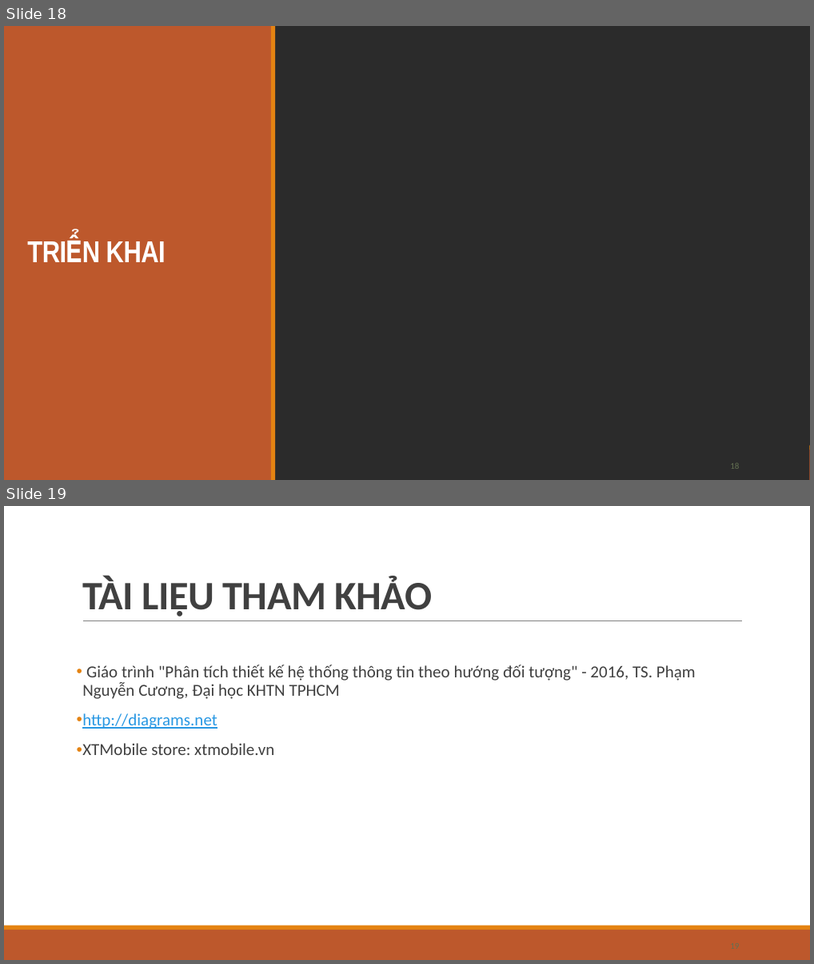
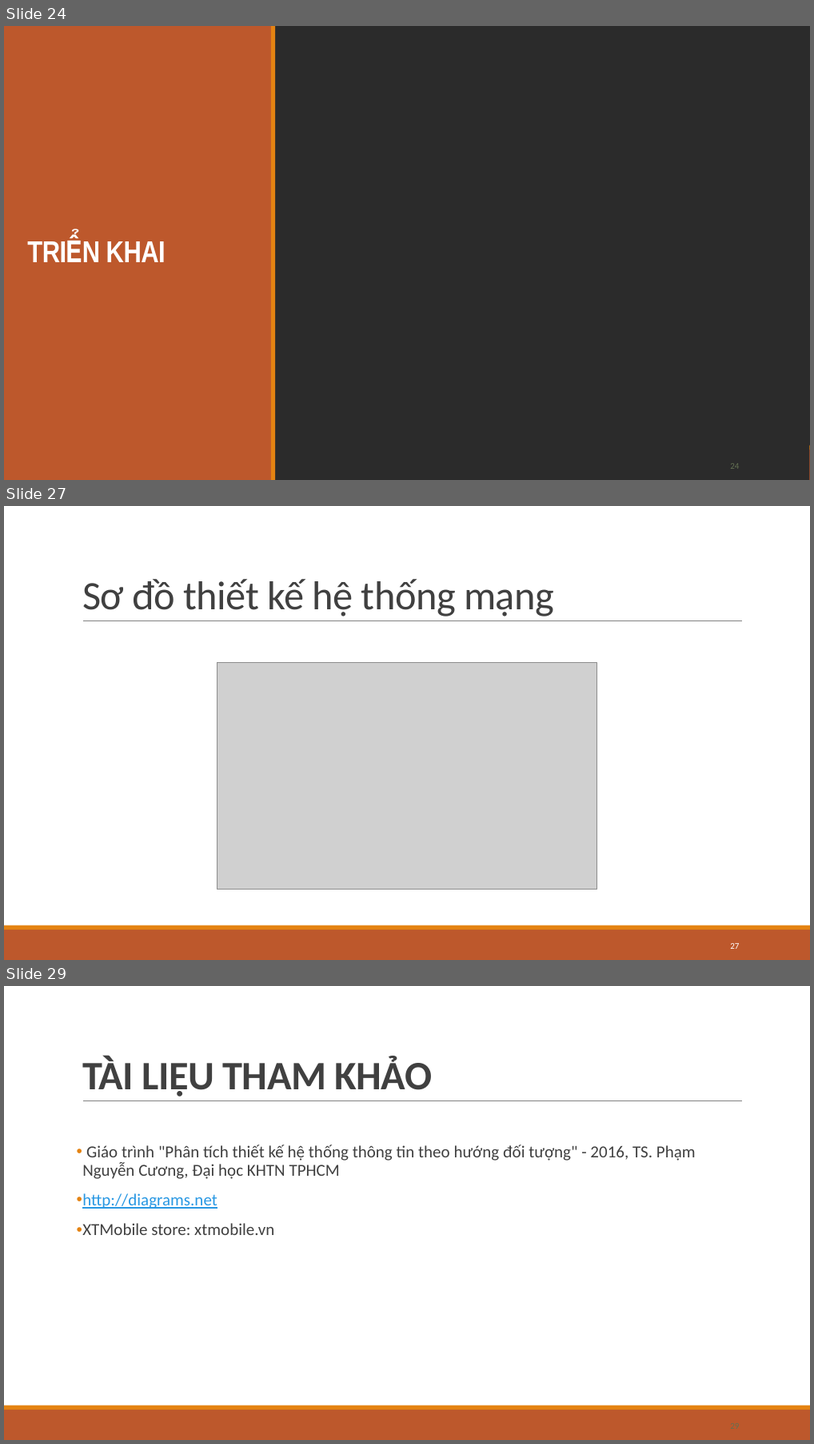
Before and after one commit to trandinhlam/master_2nd_semester, a slide deck: HoachDinhChienLuoc/DoAnHoachDinhChienLuoc.pptx. Shown one above the other, each under a label of ours: slides 18 and 19 before the commit, slides 24, 27 and 29 after it; the slides between them are not shown. The pictures are 814x964 and 814x1444 pixels, drawn with LibreOffice and Linux fonts; fonts in the diff are those of the drawing; grey boxes stand for pictures; background and template pictures are left out; a plain dark background stands for a picture behind light text. Boxes give left, top, right and bottom in pixels: in the first picture for what was removed or moved away, otherwise in the second. Text is boxed around its words. In the diff, an @@ line names an element or a change of style, - is before the commit and + after.

```diff
--- a/HoachDinhChienLuoc/DoAnHoachDinhChienLuoc.pptx
+++ b/HoachDinhChienLuoc/DoAnHoachDinhChienLuoc.pptx
@@ slide 27 added at [4, 506, 810, 960], background picture (left out); not listed: 3 template elements that a slide beside it also shows @@
@@ title added at [82, 579, 554, 616], 48 pt, text #404040 @@
+Sơ đồ thiết kế hệ thống mạng
@@ picture added at [218, 663, 598, 889] @@
@@ page number added at [730, 943, 739, 948], 10.5 pt, text #FFFFFF @@
+27
@@ what was slide 18 is now slide 24 @@
@@ what was slide 19 is now slide 29 @@
```
Also in this commit, not shown: 2 slides changed, 10 other slides added, 1 slide removed, 2 other files.
